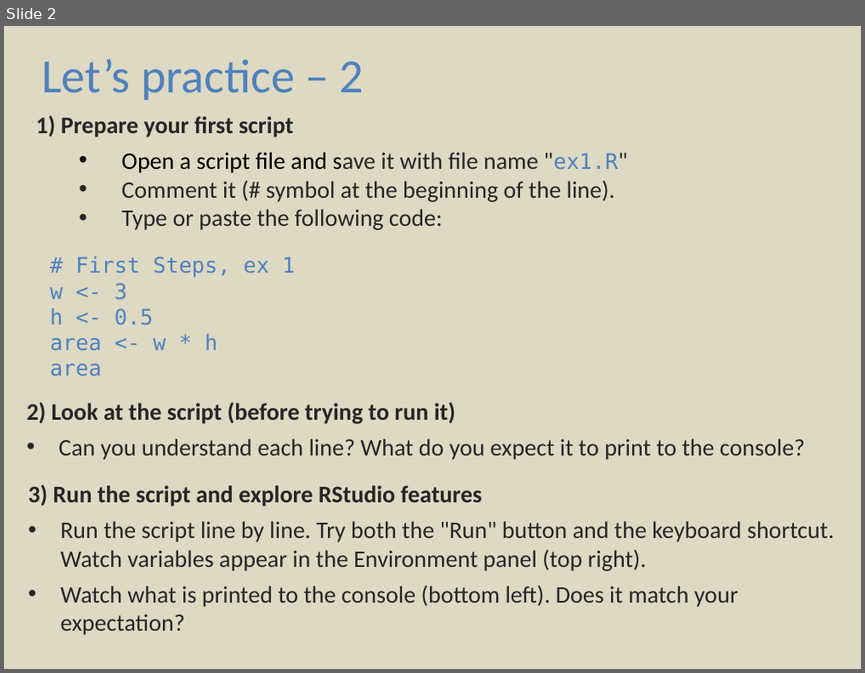
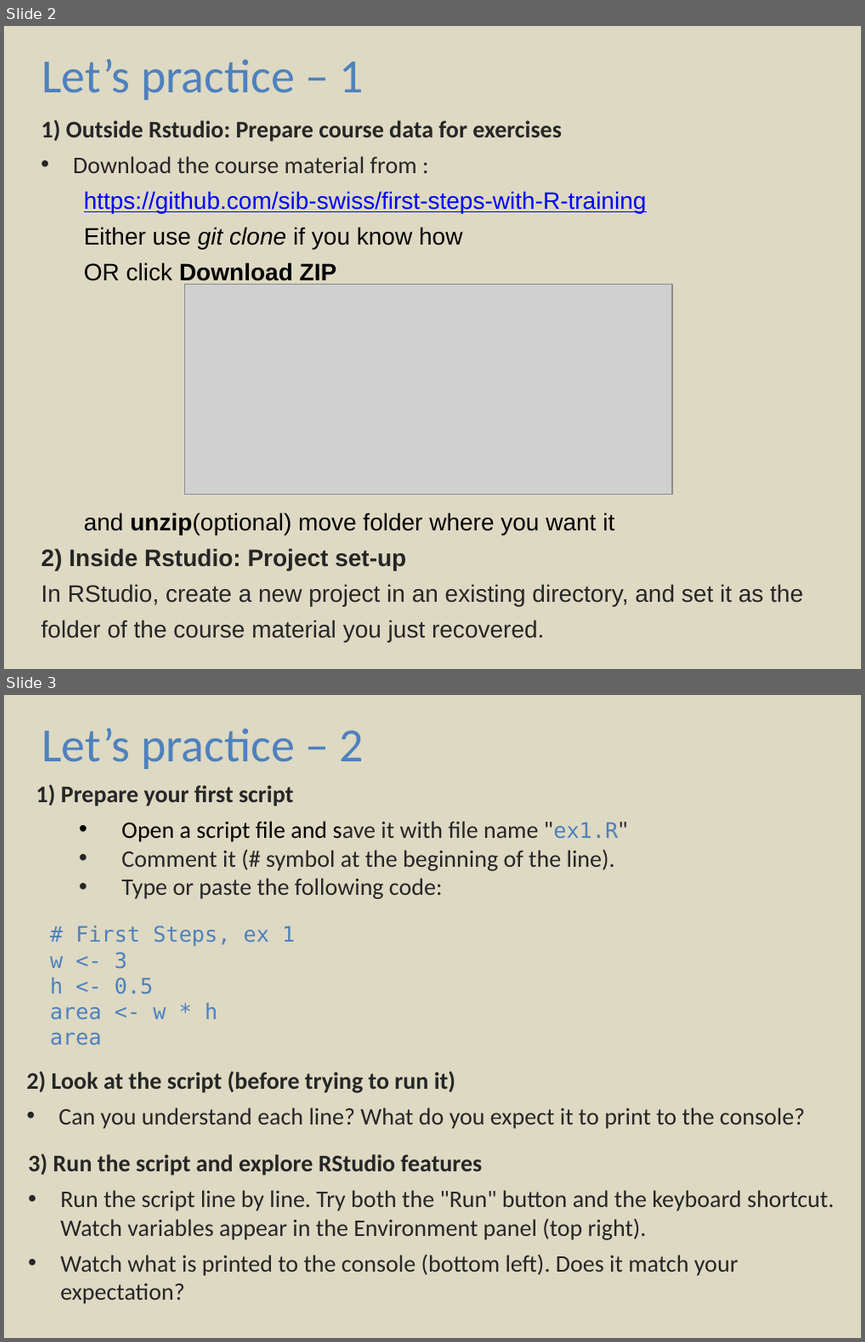
Before and after one commit to sib-swiss/first-steps-with-R-training, a slide deck: assets/pptx/First-steps-with-R_practicals_day1.pptx. Shown one above the other, each under a label of ours: slide 2 before the commit, slides 2 and 3 after it. The pictures are 865x673 and 865x1342 pixels, drawn with LibreOffice and Linux fonts; fonts in the diff are those of the drawing; grey boxes stand for pictures. Boxes give left, top, right and bottom in pixels: in the first picture for what was removed or moved away, otherwise in the second. Text is boxed around its words. In the diff, an @@ line names an element or a change of style, - is before the commit and + after.

Commit message:
updated day1 material for october course

```diff
--- a/assets/pptx/First-steps-with-R_practicals_day1.pptx
+++ b/assets/pptx/First-steps-with-R_practicals_day1.pptx
@@ slide 2 added at <box>4,26,861,669</box>, background #DDD9C3 @@
@@ text added at <box>41,59,364,100</box>, 40 pt, text #4F81BD @@
+Let’s practice – 1
@@ text added at <box>41,120,803,641</box>, 20 pt, text #262626 @@
+1) Outside Rstudio: Prepare course data for exercises
+• Download the course material from :
+  https://github.com/sib-swiss/first-steps-with-R-training
+  Either use git clone if you know how
+  OR click Download ZIP
+  and unzip(optional) move folder where you want it
+  2) Inside Rstudio: Project set-up
+  In RStudio, create a new project in an existing directory, and set it as the
+  folder of the course material you just recovered.
@@ picture added at <box>185,284,672,494</box> @@
@@ what was slide 2 is now slide 3 @@
```
Also in this commit, not shown: 4 slides changed, 2 other files.
